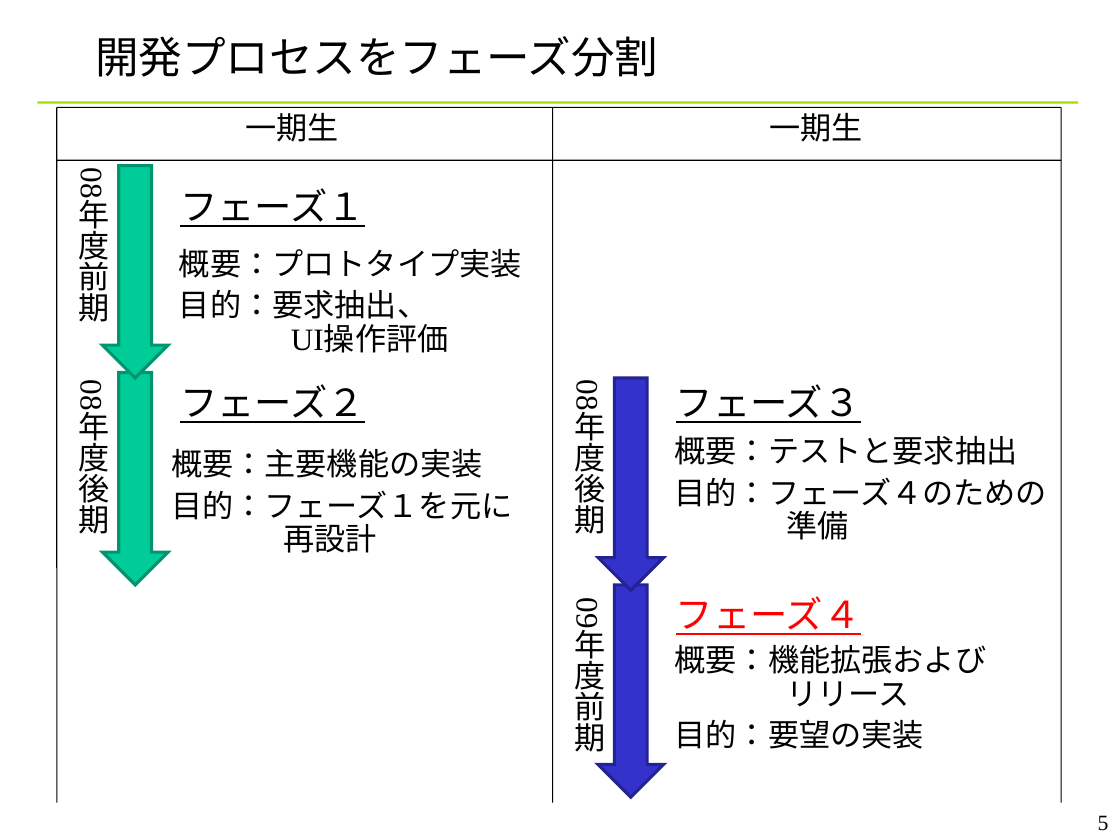
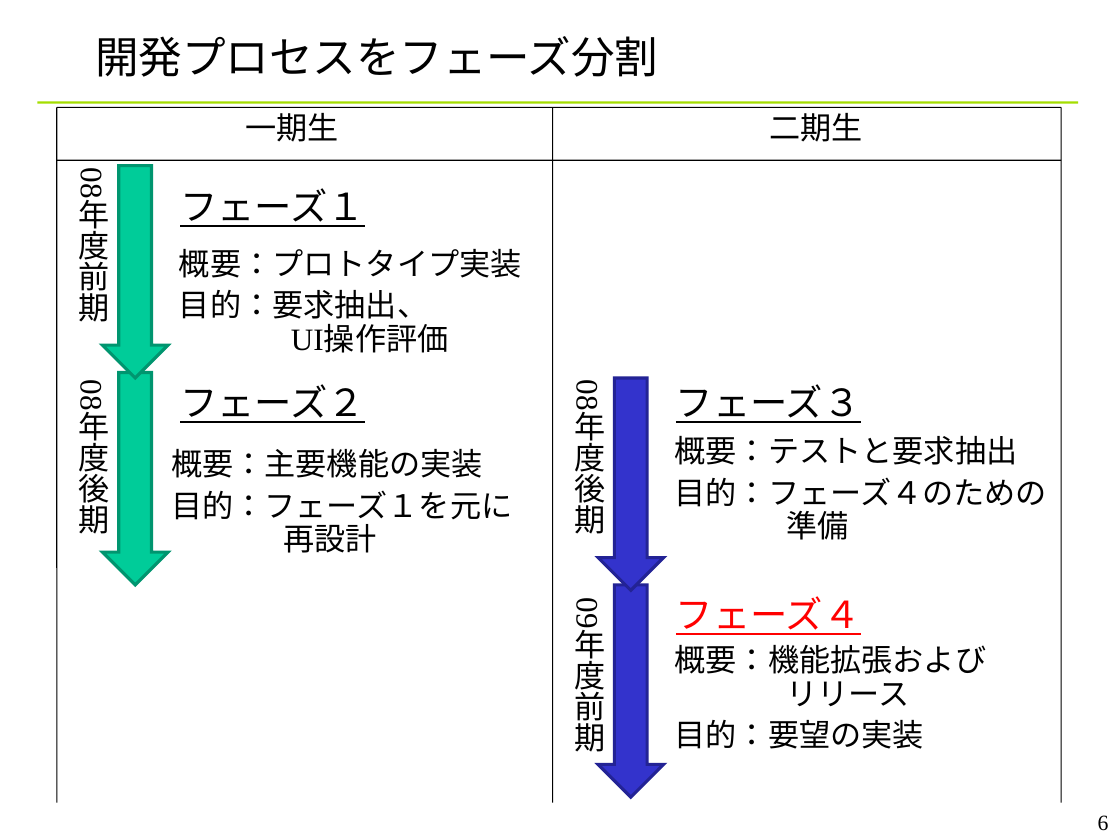
Before and after one commit to YixiaoLi/tlv4mc, a slide deck: slide 6 of doc/phase4/joho_koukankai/ojl-2nd-comm-yanagi.ppt (slide 5 before the commit). Drawn at 1120x840 pixels with LibreOffice and Linux fonts; fonts in the diff are those of the drawing; background and template pictures are left out. Boxes give left, top, right and bottom in pixels: in the first picture for what was removed or moved away, otherwise in the second. Text is boxed around its words. In the diff, an @@ line names an element or a change of style, - is before the commit and + after.

```diff
--- a/doc/phase4/joho_koukankai/ojl-2nd-comm-yanagi.ppt
+++ b/doc/phase4/joho_koukankai/ojl-2nd-comm-yanagi.ppt
@@ text at (x1=770, y1=113, x2=863, y2=142): text changed @@
-一期生
+二期生
@@ page number at (x1=1098, y1=815, x2=1109, y2=831): text changed @@
-5
+6
```
Also in this commit, not shown: 12 other slides changed, 2 slides added.
